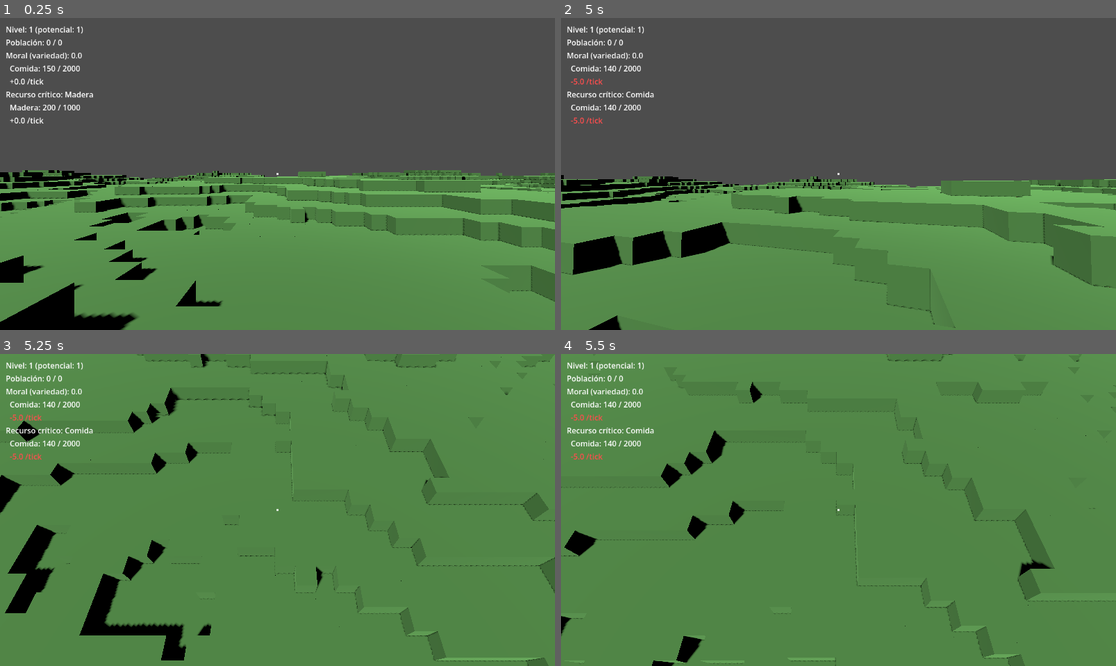
Above: before the commit, frames 1-4 (two rows, left to right).
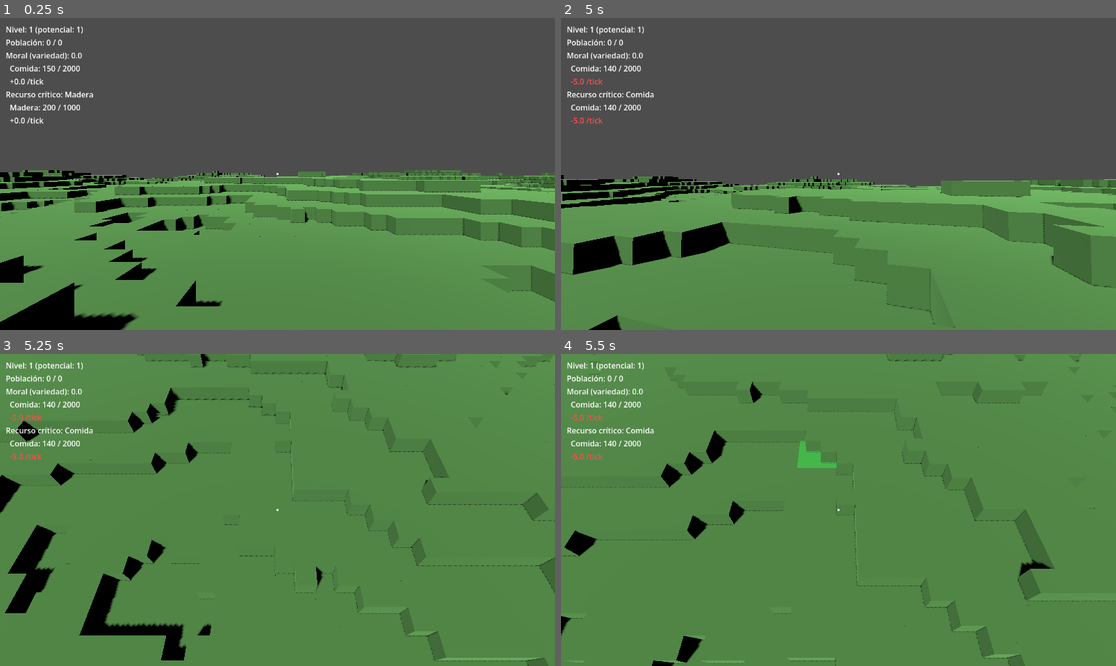
Above: after the commit, the same moments.

Repository: gigalipa/craft-to-nation
Game: Godot game, scene res://scenes/Main.tscn
Two runs of this game, one before a commit and one after it. Both use one fixed random seed, a clock stepped at 60 frames per second and the inputs below.
Inputs (mouse positions are in pixels of both pictures, inside the frame that each line leads up to):
- Up to frame 1 (0.25 s): no input
- Up to frame 2 (5 s): tap Enter at 0.5 s; move the mouse to (866, 174) at 0.52 s; hold W from 0.53 s (still down); tap B at 0.6, 1.35, 2.3, 3.05, 3.8, 4.55 s; click (866, 174) at 0.67 s; tap Space at 0.77, 1.52, 3.02, 3.77, 4.52 s; move the mouse to (810, 174) at 1.27 s; click (810, 174) at 1.42 s; move the mouse to (849, 167) at 2.02 s; hold Q 2.03-2.78 s; click (849, 167) at 2.17 s; move the mouse to (832, 180) at 2.77 s; tap E at 2.85 s; click (832, 180) at 2.92 s; move the mouse to (877, 177) at 3.52 s; tap 1 at 3.6 s; click (877, 177) at 3.67 s; move the mouse to (794, 170) at 4.27 s; tap 2 at 4.35 s; click (794, 170) at 4.42 s
- Up to frame 3 (5.25 s): keep holding W; move the mouse to (283, 510) at 5.02 s; tap C at 5.1 s; click (283, 510) at 5.17 s
- Up to frame 4 (5.5 s): keep holding W; tap B at 5.3 s

Frames 1-3 are identical in both runs. In frame 4, 0.3% of the frame differs, in the area x 42-50%, y 27-37%.

Commit message:
feat: terrain leveling tool (PoC 5, sub-project 2)
Add NiveladorTerreno.gd (pure logic, no scene deps): given the world's
GeneradorMundo, computes whether a 5x5 footprint's slope is within the
2-block limit, and how much "tierra" fill each cell needs to reach the
footprint's highest point.

Wire it into the cenital camera: pressing B toggles a leveling mode
where a translucent 5x5 ghost footprint follows the cell under the
cursor (that cell is the CENTER of the footprint, per explicit design
choice), colored green/red based on slope validity. A click confirms:
rejects with a message if the slope is too steep, otherwise fills the
computed tierra blocks and prints the total used.

No resource cost modeled (matches the rest of the game, which doesn't
charge for placing blocks yet), and the footprint is a fixed 5x5
manually triggered from the cenital camera rather than tied to placing
a real building footprint - that placement mechanic doesn't exist yet.

Also fixes a bug found via live playtesting: ZonaOverlay drew painted
zones at a fixed y, which is now buried under real terrain relief -
it now follows each cell's actual surface height.

4 new tests in NiveladorTerrenoTest.gd using deterministic fake height
generators (GeneradorMundo uses noise, unsuitable for exact-slope
test fixtures).

Co-Authored-By: Claude Sonnet 5 <noreply@anthropic.com>

Diff:
--- /dev/null
+++ b/godot/scenes/NiveladorTerrenoTest.tscn
@@ -0,0 +1,6 @@
+[gd_scene load_steps=2 format=3]
+
+[ext_resource type="Script" path="res://scripts/NiveladorTerrenoTest.gd" id="1"]
+
+[node name="NiveladorTerrenoTest" type="Node"]
+script = ExtResource("1")
--- a/godot/scripts/CamaraCenital.gd
+++ b/godot/scripts/CamaraCenital.gd
@@ -1,23 +1,38 @@
 extends Camera3D
 
-## Cámara cenital con perspectiva oblicua para pintar zonas (ver spec:
-## docs/superpowers/specs/2026-09-07-zonificacion-design.md, ampliada a
-## petición del usuario tras la primera prueba en vivo: perspectiva oblicua
+const NiveladorTerreno = preload("res://scripts/NiveladorTerreno.gd")
+
+## Cámara cenital con perspectiva oblicua para pintar zonas y nivelar
+## terreno (ver spec: docs/superpowers/specs/2026-09-07-zonificacion-design.md,
+## ampliada a petición del usuario tras pruebas en vivo: perspectiva oblicua
 ## en vez de ortogonal recta, con paneo (WASD) y rotación orbital (Q/E)
-## alrededor de un punto de mira — sin zoom ni selección de tropas por
-## arrastre todavía, eso sigue siendo PoC 6/Fase 4).
+## alrededor de un punto de mira; y modo de nivelación de terreno (tecla
+## `B`, ver GDD Sección 5) — sin zoom ni selección de tropas por arrastre
+## todavía, eso sigue siendo PoC 6/Fase 4).
 
 const DISTANCIA_CAMARA := 25.0
 const ANGULO_INCLINACION := deg_to_rad(55.0)  # inclinación fija sobre la horizontal
 const VELOCIDAD_PANEO := 20.0  # celdas/segundo
 const VELOCIDAD_ORBITA := deg_to_rad(90.0)  # radianes/segundo
 
+const COLOR_HUELLA_VALIDA := Color(0.2, 1.0, 0.3, 0.4)
+const COLOR_HUELLA_INVALIDA := Color(1.0, 0.2, 0.2, 0.4)
+const MITAD_HUELLA := 2  # (NiveladorTerreno.TAMANO_HUELLA - 1) / 2, para una huella de 5x5
+
 @onready var mundo: Node = get_node("../VoxelWorld")
 @onready var overlay: Node3D = get_node("../ZonaOverlay")
 
 var tipo_zona_seleccionada: String = Zonificacion.ZONAS_PINTABLES[0]
 var esperando_segunda_esquina := false
 var primera_esquina := Vector2i.ZERO
+
+## Modo de nivelación de terreno (tecla `B`): un recuadro fantasma de
+## NiveladorTerreno.TAMANO_HUELLA x TAMANO_HUELLA sigue la celda bajo el
+## cursor (esa celda es el CENTRO de la huella, no la esquina) hasta que el
+## jugador hace clic para confirmar.
+var nivelador: RefCounted
+var modo_nivelacion := false
+var _huella_fantasma: MeshInstance3D
 
 ## Punto de mira sobre el plano del suelo (Y siempre 0): la cámara orbita y
 ## se desplaza alrededor de este punto, nunca se mueve directamente.
@@ -28,6 +43,29 @@
 func _ready() -> void:
 	projection = PROJECTION_PERSPECTIVE
 	fov = 60.0
+	nivelador = NiveladorTerreno.new(mundo.generador)
+	_crear_huella_fantasma()
+
+
+## Crea el recuadro fantasma de previsualización (5x5, translúcido) como
+## hijo de esta cámara con top_level = true, para poder fijar su posición
+## en coordenadas globales sin heredar la rotación/posición de la cámara.
+func _crear_huella_fantasma() -> void:
+	var tamano: float = float(NiveladorTerreno.TAMANO_HUELLA)
+	var malla := PlaneMesh.new()
+	malla.size = Vector2(tamano, tamano)
+
+	var material := StandardMaterial3D.new()
+	material.transparency = BaseMaterial3D.TRANSPARENCY_ALPHA
+	material.shading_mode = BaseMaterial3D.SHADING_MODE_UNSHADED
+	material.albedo_color = COLOR_HUELLA_VALIDA
+
+	_huella_fantasma = MeshInstance3D.new()
+	_huella_fantasma.mesh = malla
+	_huella_fantasma.material_override = material
+	_huella_fantasma.top_level = true
+	_huella_fantasma.visible = false
+	add_child(_huella_fantasma)
 
 
 ## Centra el punto de mira sobre las coordenadas X/Z dadas (la posición del
@@ -87,6 +125,23 @@
 	if necesita_actualizar:
 		_actualizar_transform()
 
+	if modo_nivelacion:
+		_actualizar_huella_fantasma()
+
+
+## Recalcula la posición y el color del recuadro fantasma según la celda
+## actual bajo el cursor (esa celda es el CENTRO de la huella) y si la
+## pendiente ahí es válida o no.
+func _actualizar_huella_fantasma() -> void:
+	var centro := _celda_bajo_mouse(get_viewport().get_mouse_position())
+	var esquina := centro - Vector2i(MITAD_HUELLA, MITAD_HUELLA)
+	var valida: bool = nivelador.verificar_pendiente(esquina)
+	var altura: int = nivelador.altura_objetivo(esquina)
+
+	var material: StandardMaterial3D = _huella_fantasma.material_override
+	material.albedo_color = COLOR_HUELLA_VALIDA if valida else COLOR_HUELLA_INVALIDA
+	_huella_fantasma.position = Vector3(centro.x, altura + 0.1, centro.y)
+
 
 func _unhandled_input(event: InputEvent) -> void:
 	if not current:
@@ -100,11 +155,30 @@
 		elif tecla.pressed and tecla.keycode == KEY_2:
 			tipo_zona_seleccionada = Zonificacion.ZONAS_PINTABLES[1]
 			print("Zona seleccionada: ", tipo_zona_seleccionada)
+		elif tecla.pressed and tecla.keycode == KEY_B:
+			_alternar_modo_nivelacion()
 
 	if event is InputEventMouseButton:
 		var boton := event as InputEventMouseButton
 		if boton.pressed and boton.button_index == MOUSE_BUTTON_LEFT:
-			_procesar_clic(boton.position)
+			if modo_nivelacion:
+				_procesar_clic_nivelacion(boton.position)
+			else:
+				_procesar_clic(boton.position)
+
+
+func _alternar_modo_nivelacion() -> void:
+	modo_nivelacion = not modo_nivelacion
+	_huella_fantasma.visible = modo_nivelacion
+	if modo_nivelacion:
+		print("Modo nivelación activo: haz clic para nivelar la huella marcada (B de nuevo para cancelar).")
+	else:
+		print("Modo nivelación cancelado.")
+
+
+func _salir_de_modo_nivelacion() -> void:
+	modo_nivelacion = false
+	_huella_fantasma.visible = false
 
 
 ## Convierte una posición de pantalla en la celda de grid (X,Z) que hay
@@ -132,3 +206,30 @@
 		print("Todavía no existe una zona de influencia — declara tu primer edificio residencial primero.")
 	esperando_segunda_esquina = false
 	overlay.reconstruir()
+
+
+## Confirma la nivelación de la huella marcada por el recuadro fantasma
+## (celda bajo el cursor = centro de la huella). Rechaza si la pendiente
+## excede NiveladorTerreno.LIMITE_PENDIENTE; si es válida, rellena con
+## "tierra" cada celda hasta la altura máxima de la huella e imprime el
+## total de bloques usados. Sale del modo nivelación en ambos casos.
+func _procesar_clic_nivelacion(posicion_pantalla: Vector2) -> void:
+	var centro := _celda_bajo_mouse(posicion_pantalla)
+	var esquina := centro - Vector2i(MITAD_HUELLA, MITAD_HUELLA)
+
+	if not nivelador.verificar_pendiente(esquina):
+		print("Nivelación rechazada: la pendiente de esta huella supera el límite permitido (", NiveladorTerreno.LIMITE_PENDIENTE, " bloques por celda).")
+		_salir_de_modo_nivelacion()
+		return
+
+	var relleno: Dictionary = nivelador.calcular_relleno(esquina)
+	var total_bloques := 0
+	for celda_relleno in relleno:
+		var cantidad: int = relleno[celda_relleno]
+		var altura_actual: int = mundo.generador.altura_en(celda_relleno.x, celda_relleno.y)
+		for h in range(1, cantidad + 1):
+			mundo.colocar_bloque(Vector3i(celda_relleno.x, altura_actual + h, celda_relleno.y), "tierra")
+		total_bloques += cantidad
+
+	print("Terreno nivelado: ", total_bloques, " bloques de tierra usados.")
+	_salir_de_modo_nivelacion()
--- /dev/null
+++ b/godot/scripts/NiveladorTerreno.gd
@@ -0,0 +1,58 @@
+extends RefCounted
+
+## Lógica pura de nivelación de terreno (ver GDD Sección 5, "Nivelación de
+## Terreno en Emplazamientos con Relieve") — sin nodos de escena, mismo
+## patrón que Zonificacion.gd/Ciudad.gd. Dado el GeneradorMundo del mundo
+## actual, calcula si una huella cuadrada de TAMANO_HUELLA celdas respeta el
+## límite de pendiente, y cuántos bloques de "tierra" hacen falta para
+## nivelarla a su punto más alto.
+
+const TAMANO_HUELLA := 5
+const LIMITE_PENDIENTE := 2
+
+var _generador: RefCounted
+
+
+func _init(generador: RefCounted) -> void:
+	_generador = generador
+
+
+## Revisa cada par de celdas horizontal/verticalmente adyacentes dentro de
+## la huella (5x5 celdas, "esquina" es la esquina inferior de menor X/Z) —
+## rechaza si algún desnivel entre vecinas supera LIMITE_PENDIENTE.
+func verificar_pendiente(esquina: Vector2i) -> bool:
+	for x in range(esquina.x, esquina.x + TAMANO_HUELLA):
+		for z in range(esquina.y, esquina.y + TAMANO_HUELLA):
+			var altura: int = _generador.altura_en(x, z)
+			if x + 1 < esquina.x + TAMANO_HUELLA:
+				if abs(altura - _generador.altura_en(x + 1, z)) > LIMITE_PENDIENTE:
+					return false
+			if z + 1 < esquina.y + TAMANO_HUELLA:
+				if abs(altura - _generador.altura_en(x, z + 1)) > LIMITE_PENDIENTE:
+					return false
+	return true
+
+
+## Altura máxima dentro de la huella — a esta altura se nivela todo. Público
+## porque también lo usa CamaraCenital.gd para posicionar el recuadro
+## fantasma de previsualización.
+func altura_objetivo(esquina: Vector2i) -> int:
+	var maximo: int = _generador.altura_en(esquina.x, esquina.y)
+	for x in range(esquina.x, esquina.x + TAMANO_HUELLA):
+		for z in range(esquina.y, esquina.y + TAMANO_HUELLA):
+			maximo = max(maximo, _generador.altura_en(x, z))
+	return maximo
+
+
+## Cuántos bloques de "tierra" hacen falta en cada celda de la huella para
+## llegar a la altura máxima de esa huella. Solo incluye celdas que
+## realmente necesitan relleno (celdas ya a la altura máxima no aparecen).
+func calcular_relleno(esquina: Vector2i) -> Dictionary:
+	var objetivo: int = altura_objetivo(esquina)
+	var relleno: Dictionary = {}  # Vector2i -> int
+	for x in range(esquina.x, esquina.x + TAMANO_HUELLA):
+		for z in range(esquina.y, esquina.y + TAMANO_HUELLA):
+			var faltante: int = objetivo - _generador.altura_en(x, z)
+			if faltante > 0:
+				relleno[Vector2i(x, z)] = faltante
+	return relleno
--- /dev/null
+++ b/godot/scripts/NiveladorTerrenoTest.gd
@@ -0,0 +1,67 @@
+extends Node
+
+## Pruebas aisladas de NiveladorTerreno.gd (mismo patrón que
+## ZonificacionTest.gd). Corre esta escena (NiveladorTerrenoTest.tscn) con
+## F6 y revisa el panel "Output": debe imprimir las pruebas y no debe
+## lanzar ningún error de assert(). Usa un generador de alturas falso y
+## determinista (no GeneradorMundo real, que usa ruido) para poder construir
+## pendientes exactas y verificar el cálculo de relleno con precisión.
+
+const NiveladorTerreno = preload("res://scripts/NiveladorTerreno.gd")
+
+
+## Generador falso: la altura crece 1 celda por cada paso en Z (pendiente de
+## 1, dentro del límite de 2) y es constante en X.
+class GeneradorRampaSuave:
+	func altura_en(_x: int, z: int) -> int:
+		return z
+
+
+## Generador falso: la altura crece 3 celdas por cada paso en Z (pendiente
+## de 3, fuera del límite de 2).
+class GeneradorRampaPronunciada:
+	func altura_en(_x: int, z: int) -> int:
+		return z * 3
+
+
+## Generador falso: altura constante (terreno plano, sin pendiente).
+class GeneradorPlano:
+	func altura_en(_x: int, _z: int) -> int:
+		return 5
+
+
+func _ready() -> void:
+	ejecutar_pruebas()
+
+
+func ejecutar_pruebas() -> void:
+	print("=== TEST 1: Pendiente suave (1 por celda) se acepta ===")
+	var nivelador_suave: RefCounted = NiveladorTerreno.new(GeneradorRampaSuave.new())
+	assert(nivelador_suave.verificar_pendiente(Vector2i(0, 0)))
+
+	print("\n=== TEST 2: Pendiente pronunciada (3 por celda) se rechaza ===")
+	var nivelador_pronunciado: RefCounted = NiveladorTerreno.new(GeneradorRampaPronunciada.new())
+	assert(not nivelador_pronunciado.verificar_pendiente(Vector2i(0, 0)))
+
+	print("\n=== TEST 3: Terreno plano no necesita relleno ===")
+	var nivelador_plano: RefCounted = NiveladorTerreno.new(GeneradorPlano.new())
+	assert(nivelador_plano.verificar_pendiente(Vector2i(0, 0)))
+	var relleno_plano: Dictionary = nivelador_plano.calcular_relleno(Vector2i(0, 0))
+	print("Relleno en terreno plano: ", relleno_plano.size(), " celdas (esperadas: 0)")
+	assert(relleno_plano.is_empty())
+
+	print("\n=== TEST 4: Relleno correcto sobre una rampa suave (huella 5x5) ===")
+	# Huella de (0,0) a (4,4): altura_en(x,z) = z, así que la fila z=4 es la
+	# más alta (altura 4) y las demás necesitan relleno hasta llegar a 4:
+	# z=0 -> 4 de relleno (x5 celdas), z=1 -> 3, z=2 -> 2, z=3 -> 1, z=4 -> 0.
+	# Total: (4+3+2+1+0) * 5 = 50.
+	var relleno_rampa: Dictionary = nivelador_suave.calcular_relleno(Vector2i(0, 0))
+	var total_relleno := 0
+	for cantidad in relleno_rampa.values():
+		total_relleno += cantidad
+	print("Total de bloques de relleno: ", total_relleno, " (esperados: 50)")
+	assert(total_relleno == 50)
+	assert(relleno_rampa[Vector2i(0, 0)] == 4)
+	assert(not relleno_rampa.has(Vector2i(0, 4)))  # ya está a la altura máxima
+
+	print("\n=== Las 4 pruebas de NiveladorTerreno pasaron correctamente ===")
Not shown, changed: Documento de Diseño de Juego (GDD)_ Craft to Nation.md
Not shown, changed: PoC_5/Documento Técnico de Desarrollo_ PoC 5 - Mundo Procedural y Puestos de Recolección.md
